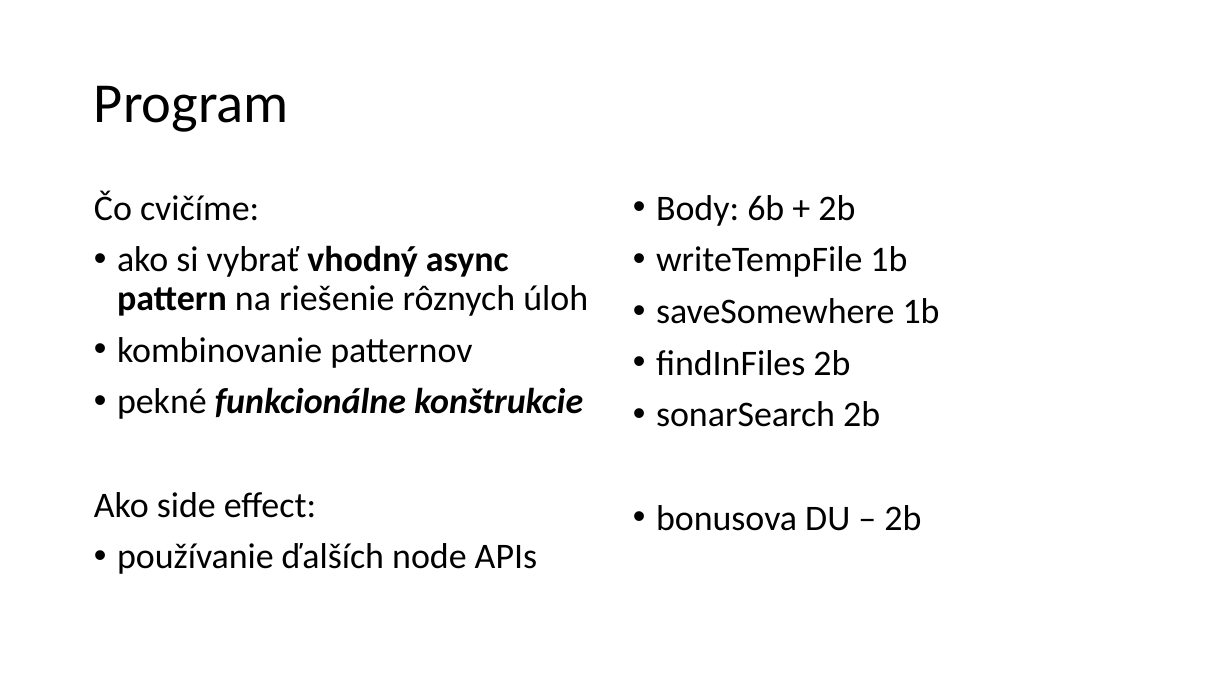
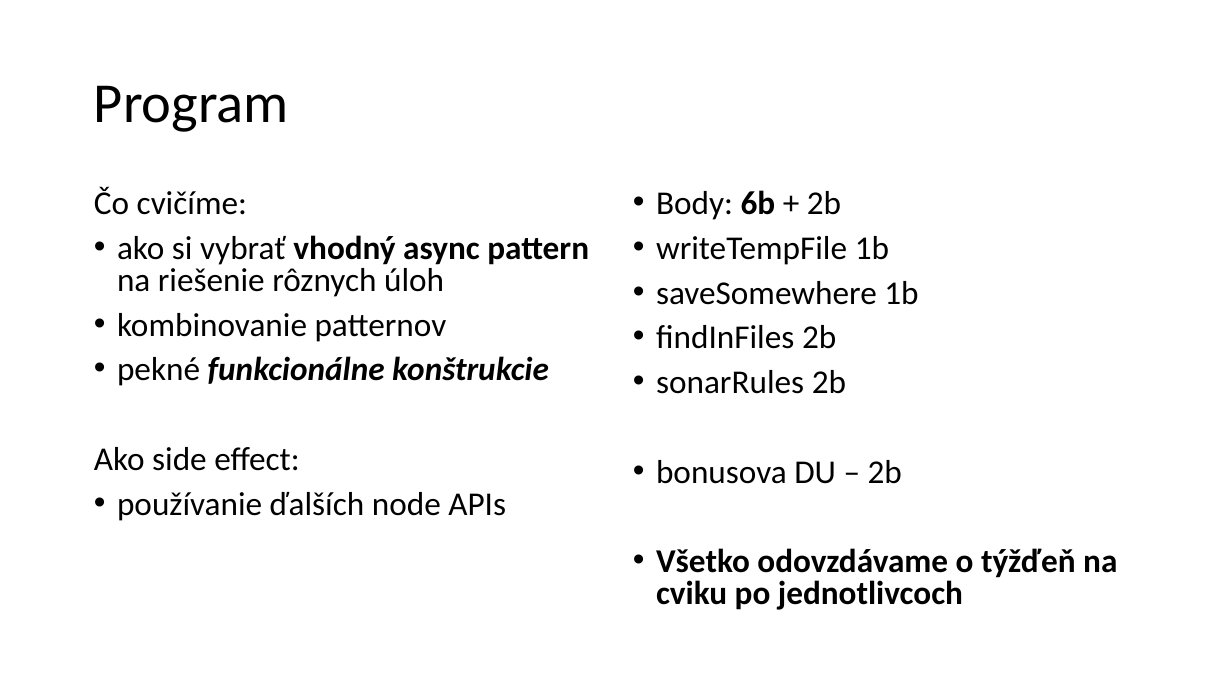
Before and after one commit to yimejky/wawjs, a slide deck: slide 3 of 09-cvicenie/cvicenie09.pptx (slide 2 before the commit). Drawn at 1232x693 pixels with LibreOffice and Linux fonts; fonts in the diff are those of the drawing. Boxes give left, top, right and bottom in pixels: in the first picture for what was removed or moved away, otherwise in the second. Text is boxed around its words. In the diff, an @@ line names an element or a change of style, - is before the commit and + after.

```diff
--- a/09-cvicenie/cvicenie09.pptx
+++ b/09-cvicenie/cvicenie09.pptx
@@ text "Čo cvičíme:" at (94,187,589,521): size 28 to 25.9 pt; line spacing 0.9 to 0.8 @@
@@ text at (656,190,918,484): size 28 to 25.9 pt in "Body: 6b + 2b", "writeTempFile 1b", "saveSomewhere 1b", "findInFiles 2b" and 1 more places; bold on in "6b"; line spacing 0.9 to 0.8 @@
@@ text at (656,370,846,394): text changed; size 28 to 25.9 pt @@
-• sonarSearch 2b
+• sonarRules 2b
@@ text at (656,548,1117,610): paragraph added @@
+• Všetko odovzdávame o týžďeň na cviku po jednotlivcoch
```
Also in this commit, not shown: 4 other slides changed, 1 slide added, 15 other files.
